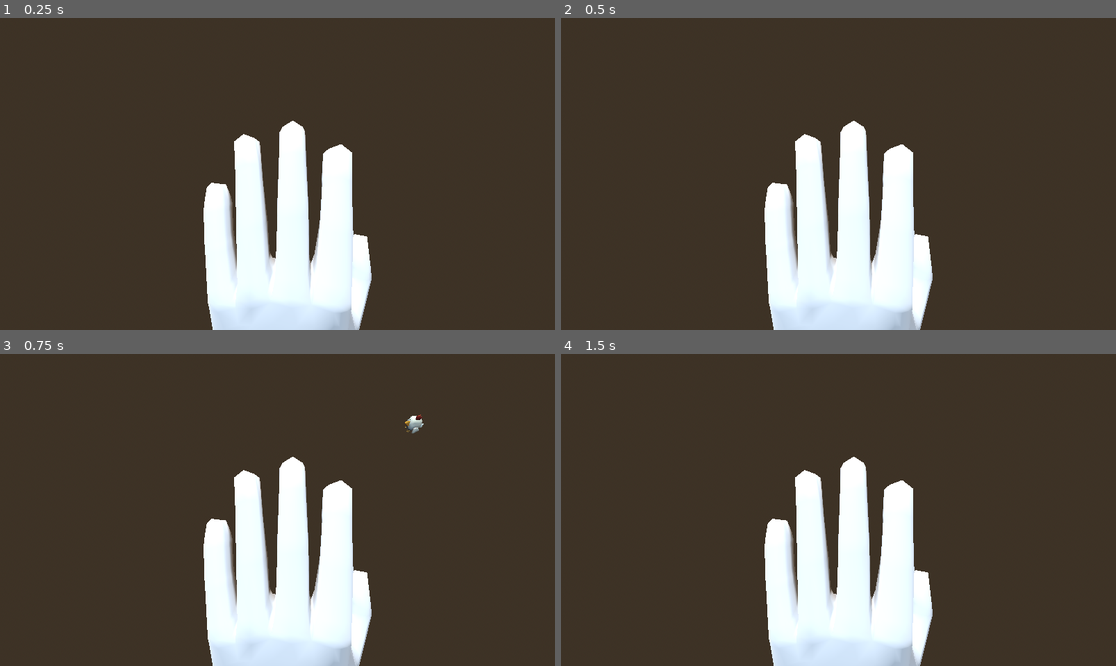
Above: before the commit, frames 1-4 (two rows, left to right).
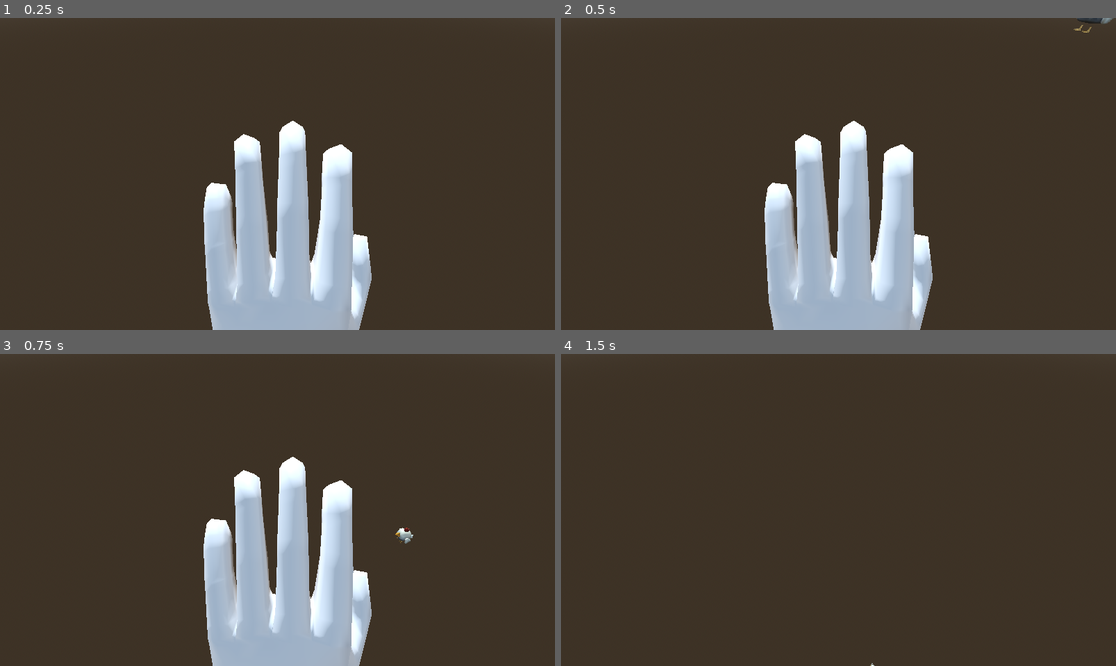
Above: after the commit, the same moments.

Repository: Shreyashz/stonelympics
Game: Godot game, scene res://Levels/COCK_SNATCHER.tscn
Same seed, same stepped clock (60 frames per second), same inputs: the game is played once before the commit and once after it. This scene is started directly instead of the project's main scene.
Inputs (mouse positions are in pixels of both pictures, inside the frame that each line leads up to):
- Up to frame 1 (0.25 s): no input
- Up to frame 2 (0.5 s): no input
- Up to frame 3 (0.75 s): tap Enter at 0.5 s; move the mouse to (399, 494) at 0.52 s; press the mouse at (399, 494) at 0.53 s; hold D (move_right) from 0.53 s (still down)
- Up to frame 4 (1.5 s): tap Space (jump) at 0.77 s; move the mouse to (727, 525) at 1.27 s; release D (move_right) at 1.28 s; release the mouse at (727, 525) at 1.28 s; hold S (move_back) from 1.28 s (still down); click (727, 525) at 1.35 s

The runs differ from the first frame. In frame 1, 12% of the frame differs, in the area x 36-67%, y 35-100%; in frame 2, 12%; in frame 3, 13%; in frame 4, 14%, in the area x 36-67%, y 32-100%.

Commit message:
bowl thingty

Diff:
--- a/Levels/COCK_SNATCHER.tscn
+++ b/Levels/COCK_SNATCHER.tscn
@@ -49,7 +49,7 @@
 material = SubResource("StandardMaterial3D_3c0l6")
 
 [node name="Camera3D" type="Camera3D" parent="."]
-transform = Transform3D(1, 0, 0, 0, 0.258819, 0.965926, 0, -0.965926, 0.258819, 0.000621378, 1.35741, 1.18294)
+transform = Transform3D(1, 0, 0, 0, 0.707107, 0.707107, 0, -0.707107, 0.707107, 0.000621378, 1.35741, 1.18294)
 
 [node name="Untitled" parent="Camera3D" instance=ExtResource("1_r5s4t")]
 transform = Transform3D(-1, 0, -8.74228e-08, -1.91124e-08, 0.97581, 0.21862, 8.53081e-08, 0.21862, -0.97581, 0.00537984, -0.226868, -0.182989)
Binary file added: Assets/bowl.glb
Not shown, added: Assets/bowl.glb.import
Binary file added: Assets/bowl_0.png
Not shown, added: Assets/bowl_0.png.import
Binary file added: Assets/bowl_1.png
Not shown, added: Assets/bowl_1.png.import
Binary file added: Assets/bowl_2.png
Not shown, added: Assets/bowl_2.png.import
